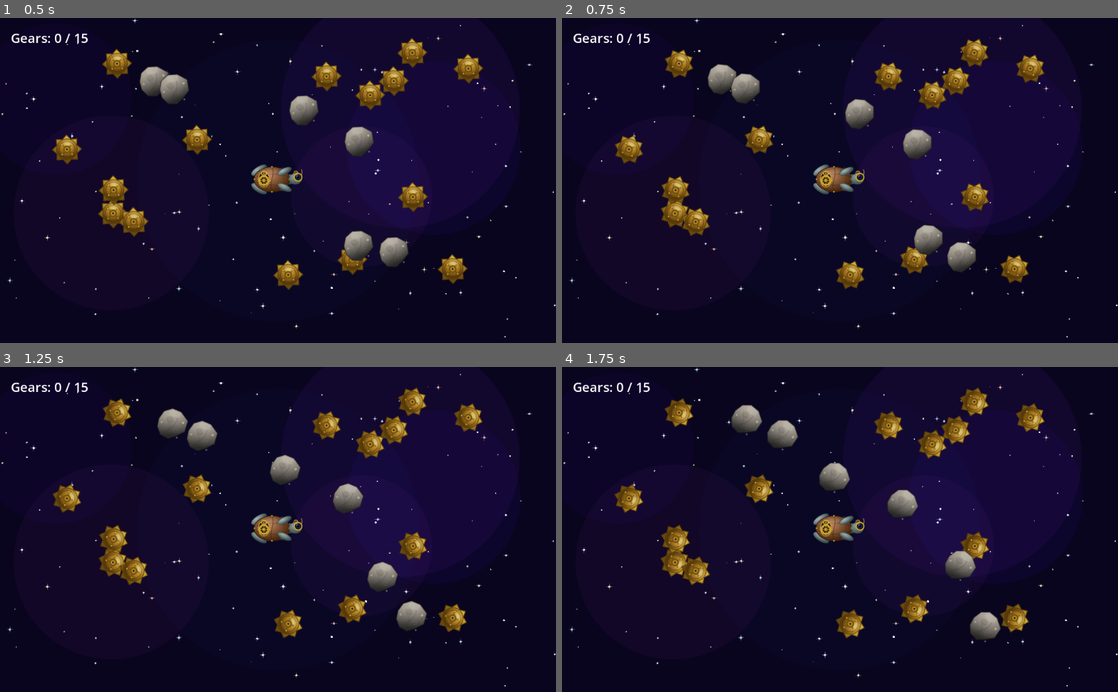
Above: before the commit, frames 1-4 (two rows, left to right).
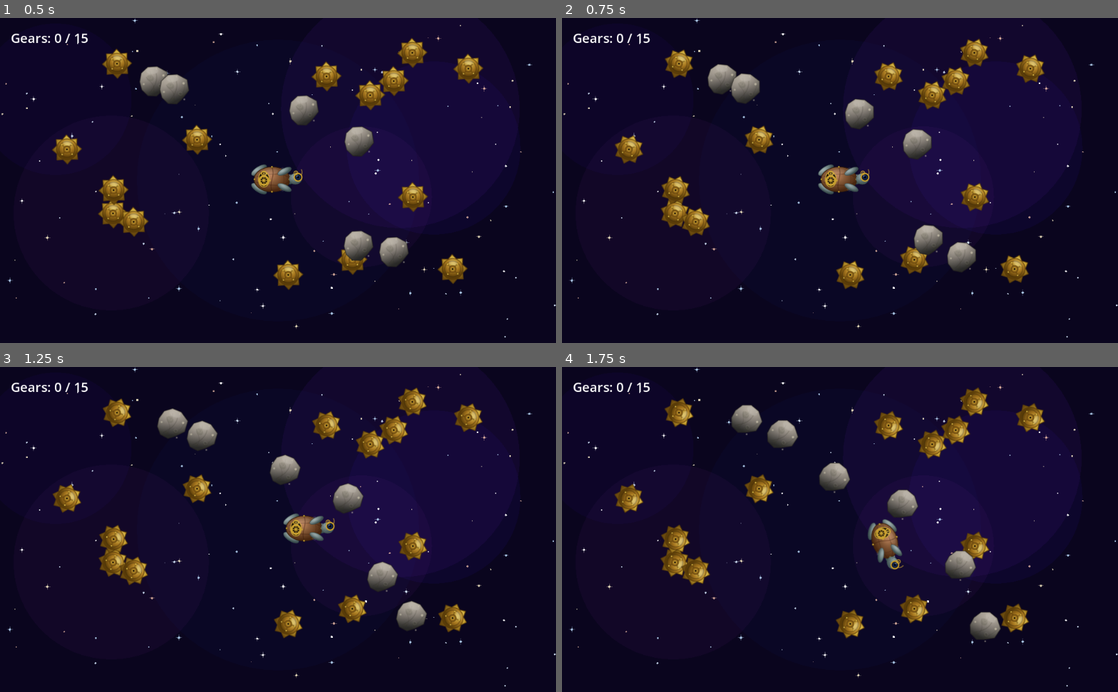
Above: after the commit, the same moments.

Repository: cleantechnorth/spaceturtle
Game: Godot game, scene res://scenes/Main.tscn
Same seed, same stepped clock (60 frames per second), same inputs: the game is played once before the commit and once after it.
Inputs:
- Up to frame 1 (0.5 s): no input
- Up to frame 2 (0.75 s): hold D from 0.53 s (still down)
- Up to frame 3 (1.25 s): keep holding D
- Up to frame 4 (1.75 s): release D at 1.28 s; hold S from 1.28 s (still down)

Frame 1 is identical in both runs. In frame 2, 0.5% of the frame differs, in the area x 45-56%, y 45-55%; in frame 3, 1.0%; in frame 4, 1.2%, in the area x 45-62%, y 45-63%.

Commit message:
Replace unreliable input/signal detection with direct checks
- player.gd: replace Input.get_vector (action-map dependent) with
  Input.is_key_pressed for WASD/arrow keys — reads raw key state so
  misconfigured or unparsed action maps can't break movement

- main.gd: replace body_entered signal on asteroids with a per-frame
  distance check in _process — guaranteed to fire when circles overlap,
  no physics layer/sync dependencies

https://claude.ai/code/session_01XtV94A8a5EEYkTBZzZjofq

Diff:
--- a/scripts/main.gd
+++ b/scripts/main.gd
@@ -116,8 +116,6 @@
 	var rock: Area2D = asteroid_scene.instantiate()
 	rock.position = _random_pos()
 	asteroids_node.add_child(rock)
-	# Listen for when the player touches this asteroid
-	rock.body_entered.connect(_on_asteroid_touched)
 
 
 # ── Event callbacks ───────────────────────────────────────────────────────────
@@ -140,12 +138,16 @@
 		_do_transition()
 
 
-# Fires when a physics body (our player) enters an asteroid's area.
-func _on_asteroid_touched(body: Node2D) -> void:
-	if body == player and not game_won:
-		# Send the turtle back to the start
-		player.position = start_pos
-		player.velocity  = Vector2.ZERO
+# Check asteroid proximity every frame – more reliable than body_entered signals.
+func _process(_delta: float) -> void:
+	if game_won:
+		return
+	for rock in asteroids_node.get_children():
+		# Combined radius: player 22 px + asteroid 24 px = 46 px
+		if rock.global_position.distance_to(player.global_position) < 46.0:
+			player.position = start_pos
+			player.velocity  = Vector2.ZERO
+			break
 
 
 # ── Helpers ───────────────────────────────────────────────────────────────────
--- a/scripts/player.gd
+++ b/scripts/player.gd
@@ -15,8 +15,14 @@
                                # (0 = instant stop, 1 = never stops)
 
 func _physics_process(delta: float) -> void:
-	# Read which keys are held (returns a Vector2 between -1 and 1)
-	var dir := Input.get_vector("move_left", "move_right", "move_up", "move_down")
+	# Read which keys are held – read raw key state to avoid action-map issues
+	var dir := Vector2.ZERO
+	if Input.is_key_pressed(KEY_W) or Input.is_key_pressed(KEY_UP):    dir.y -= 1.0
+	if Input.is_key_pressed(KEY_S) or Input.is_key_pressed(KEY_DOWN):  dir.y += 1.0
+	if Input.is_key_pressed(KEY_A) or Input.is_key_pressed(KEY_LEFT):  dir.x -= 1.0
+	if Input.is_key_pressed(KEY_D) or Input.is_key_pressed(KEY_RIGHT): dir.x += 1.0
+	if dir.length() > 1.0:
+		dir = dir.normalized()
 
 	# Push the turtle in that direction
 	velocity += dir * ACCELERATION * delta
